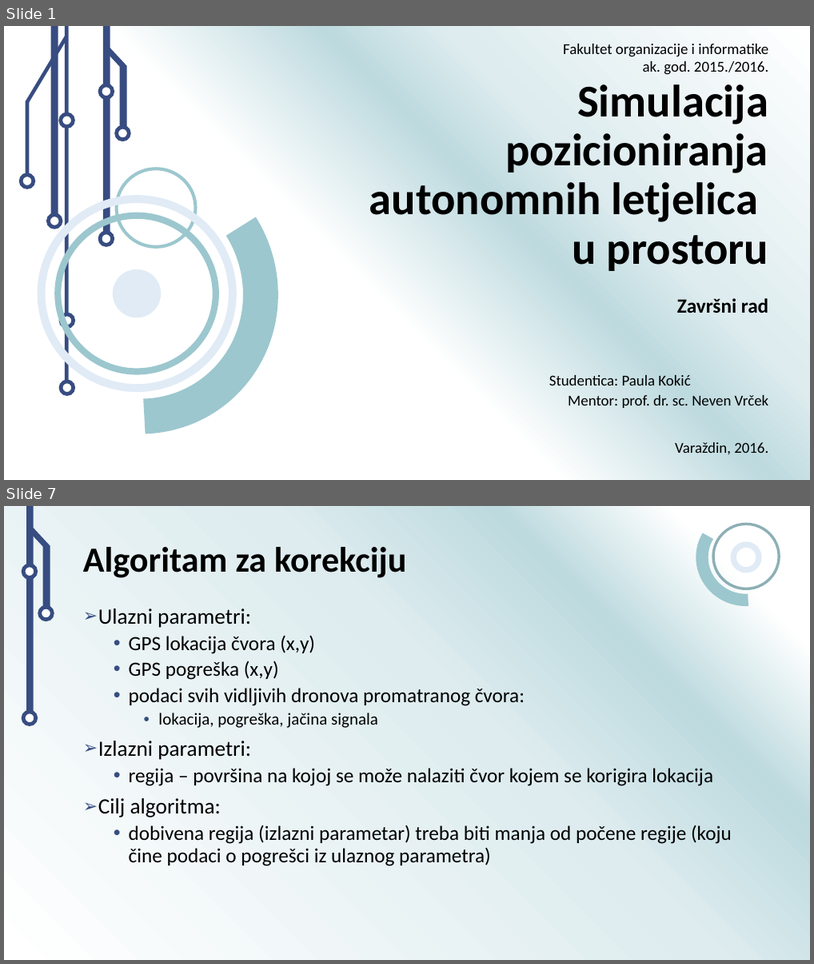
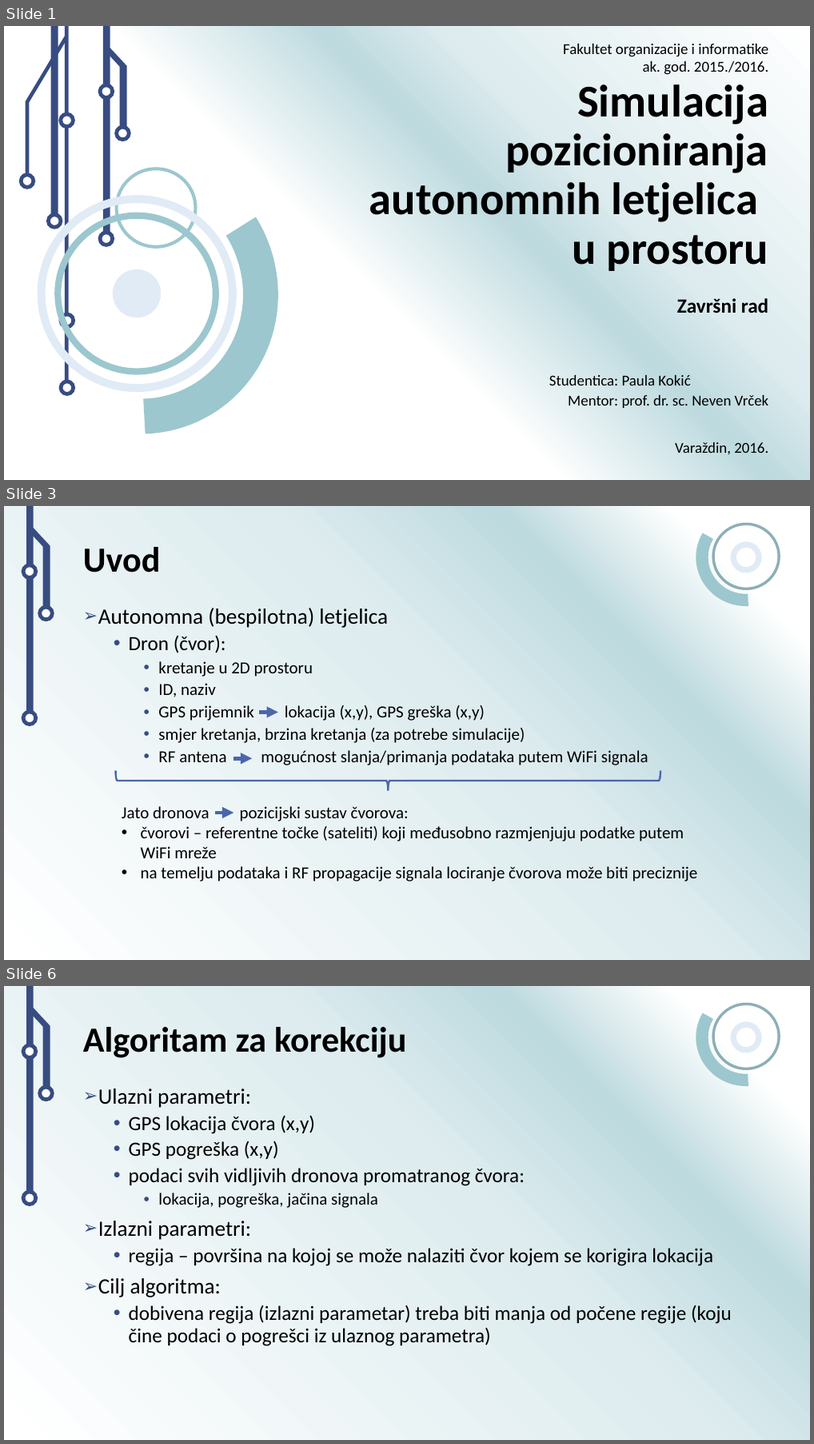
Before and after one commit to Acerinth/MaliDronovi, a slide deck: Prezentacija/Simulacija pozicioniranja autonomnih letjelica u prostoru.pptx. Shown one above the other, each under a label of ours: slides 1 and 7 before the commit, slides 1, 3 and 6 after it; the slides between them are not shown. The pictures are 814x964 and 814x1444 pixels, drawn with LibreOffice and Linux fonts; fonts in the diff are those of the drawing; background and template pictures are left out. Boxes give left, top, right and bottom in pixels: in the first picture for what was removed or moved away, otherwise in the second. Text is boxed around its words. In the diff, an @@ line names an element or a change of style, - is before the commit and + after.

```diff
--- a/Prezentacija/Simulacija pozicioniranja autonomnih letjelica u prostoru.pptx
+++ b/Prezentacija/Simulacija pozicioniranja autonomnih letjelica u prostoru.pptx
@@ slide 3 added at <box>4,506,810,960</box>, background gradient #FFFFFF to #BDDADF to #DEECEF; not listed: 9 template elements that a slide beside it also shows @@
@@ title added at <box>83,547,161,572</box>, 42 pt, text #000000, bold @@
+Uvod
@@ text added at <box>98,608,649,765</box>, 20 pt, text #000000 @@
+➢ Autonomna (bespilotna) letjelica
+  • Dron (čvor):
+    • kretanje u 2D prostoru
+    • ID, naziv
+    • GPS prijemnik lokacija (x,y), GPS greška (x,y)
+    • smjer kretanja, brzina kretanja (za potrebe simulacije)
+    • RF antena mogućnost slanja/primanja podataka putem WiFi signala
@@ arrow added from (259, 712) to (278, 712), #4A66AC 4.5 pt @@
@@ arrow added from (234, 758) to (252, 758), #4A66AC 4.5 pt @@
@@ right brace added at <box>116,770,661,790</box>, outline #4A66AC 2.25 pt @@
@@ text added at <box>122,806,698,881</box>, 20 pt, text #000000 @@
+Jato dronova pozicijski sustav čvorova:
+• čvorovi – referentne točke (sateliti) koji međusobno razmjenjuju podatke putem WiFi mreže
+• na temelju podataka i RF propagacije signala lociranje čvorova može biti preciznije
@@ arrow added from (215, 812) to (234, 812), #4A66AC 4.5 pt @@
@@ what was slide 7 is now slide 6 @@
```
Also in this commit, not shown: 5 slides changed, 2 other slides added, 4 slides removed.
